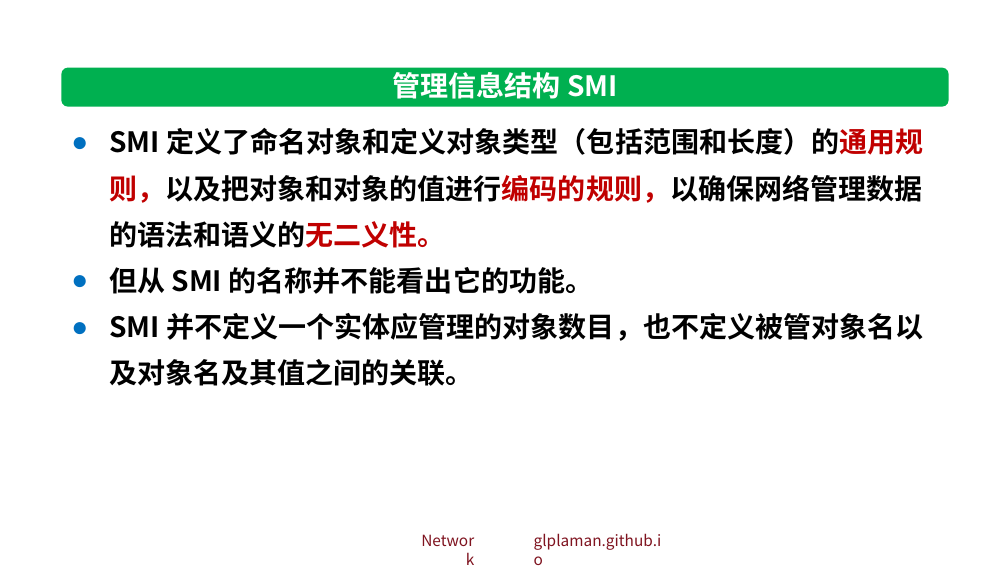
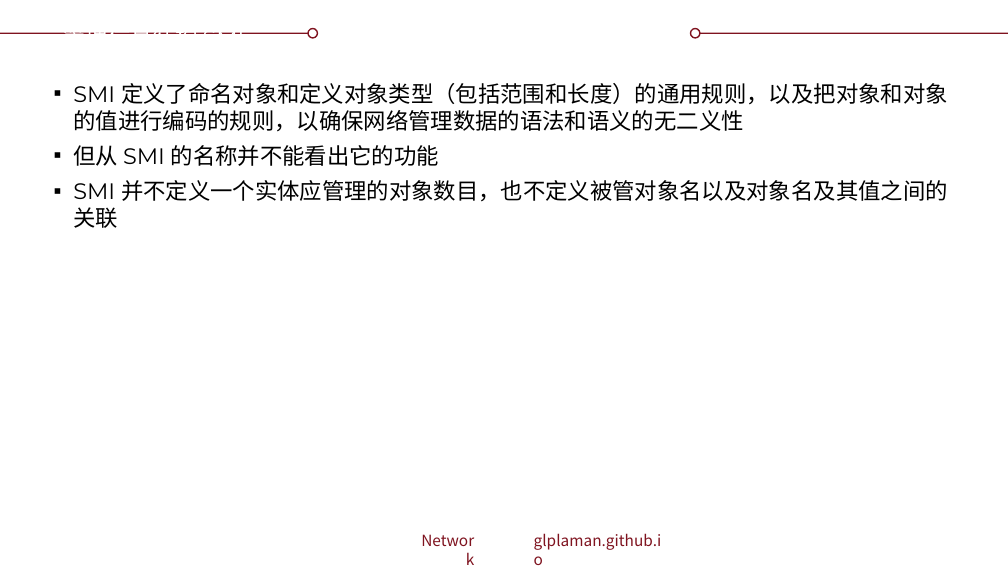
Before and after one commit to glplaman/glplaman.github.io, a slide deck: slide 204 of network/ppt/chap6.pptx. Drawn at 1008x567 pixels with LibreOffice and Linux fonts; fonts in the diff are those of the drawing; background and template pictures are left out. Boxes give left, top, right and bottom in pixels: in the first picture for what was removed or moved away, otherwise in the second. Text is boxed around its words. In the diff, an @@ line names an element or a change of style, - is before the commit and + after.

```diff
--- a/network/ppt/chap6.pptx
+++ b/network/ppt/chap6.pptx
@@ rectangle removed at [0, 0, 1008, 39] @@
@@ title "管理信息结构 SMI": place and size @@
-title "管理信息结构 SMI" at [392, 72, 618, 99]
+title "管理信息结构 SMI" at [63, 32, 245, 34]
@@ title "管理信息结构 SMI" at [63, 32, 245, 34]: size 20 to 16 pt, font Noto Sans CJK SC to Montserrat, bold off; alignment centre to left; vertical alignment top to middle @@
@@ ellipse added at [308, 28, 318, 37], fill #FFFFFF, outline #7F131F 1 pt @@
@@ ellipse added at [690, 28, 700, 37], fill #FFFFFF, outline #7F131F 1 pt @@
@@ rounded rectangle removed at [61, 68, 949, 107] @@
@@ text at [73, 83, 948, 228]: text changed; size 20 to 16 pt; font Noto Sans CJK SC to Montserrat; bold off @@
-● SMI 定义了命名对象和定义对象类型（包括范围和长度）的通用规则，以及把对象和对象的值进行编码的规则，以确保网络管理数据的语法和语义的无二义性。
-● 但从 SMI 的名称并不能看出它的功能。
-● SMI 并不定义一个实体应管理的对象数目，也不定义被管对象名以及对象名及其值之间的关联。
+▪ SMI 定义了命名对象和定义对象类型（包括范围和长度）的通用规则，以及把对象和对象的值进行编码的规则，以确保网络管理数据的语法和语义的无二义性
+▪ 但从 SMI 的名称并不能看出它的功能
+▪ SMI 并不定义一个实体应管理的对象数目，也不定义被管对象名以及对象名及其值之间的关联
```
Also in this commit, not shown: 23 other slides changed, 10 other files.
